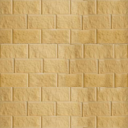
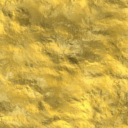
Two versions of the same layered image (128px x 128px). Layer-by-layer changes:
added layer "Layer #2" above "Layer #1" over [0, 0, 128, 128]
added layer "Layer #1" above "Layer" over [0, 0, 128, 128]
